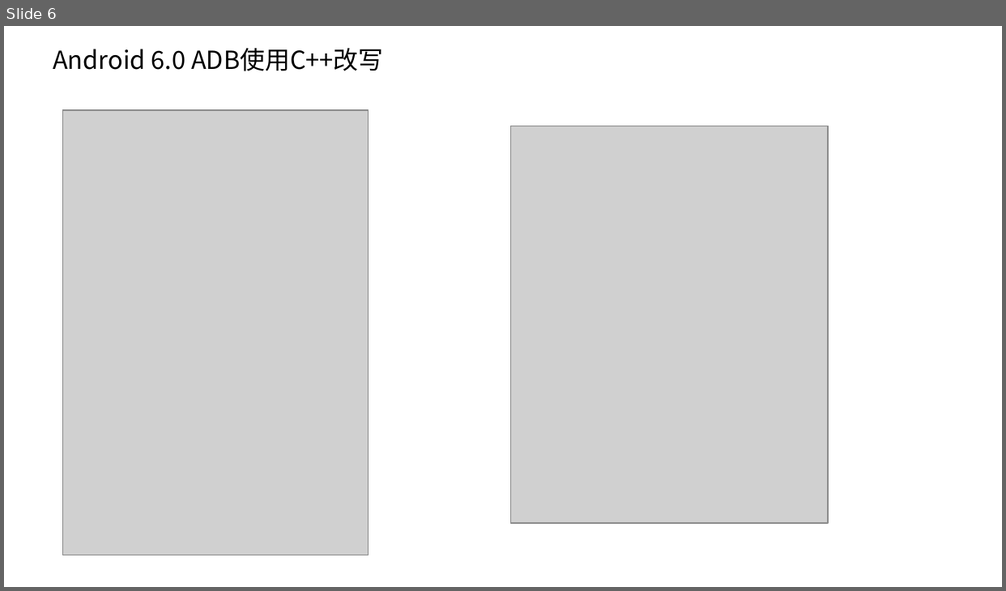
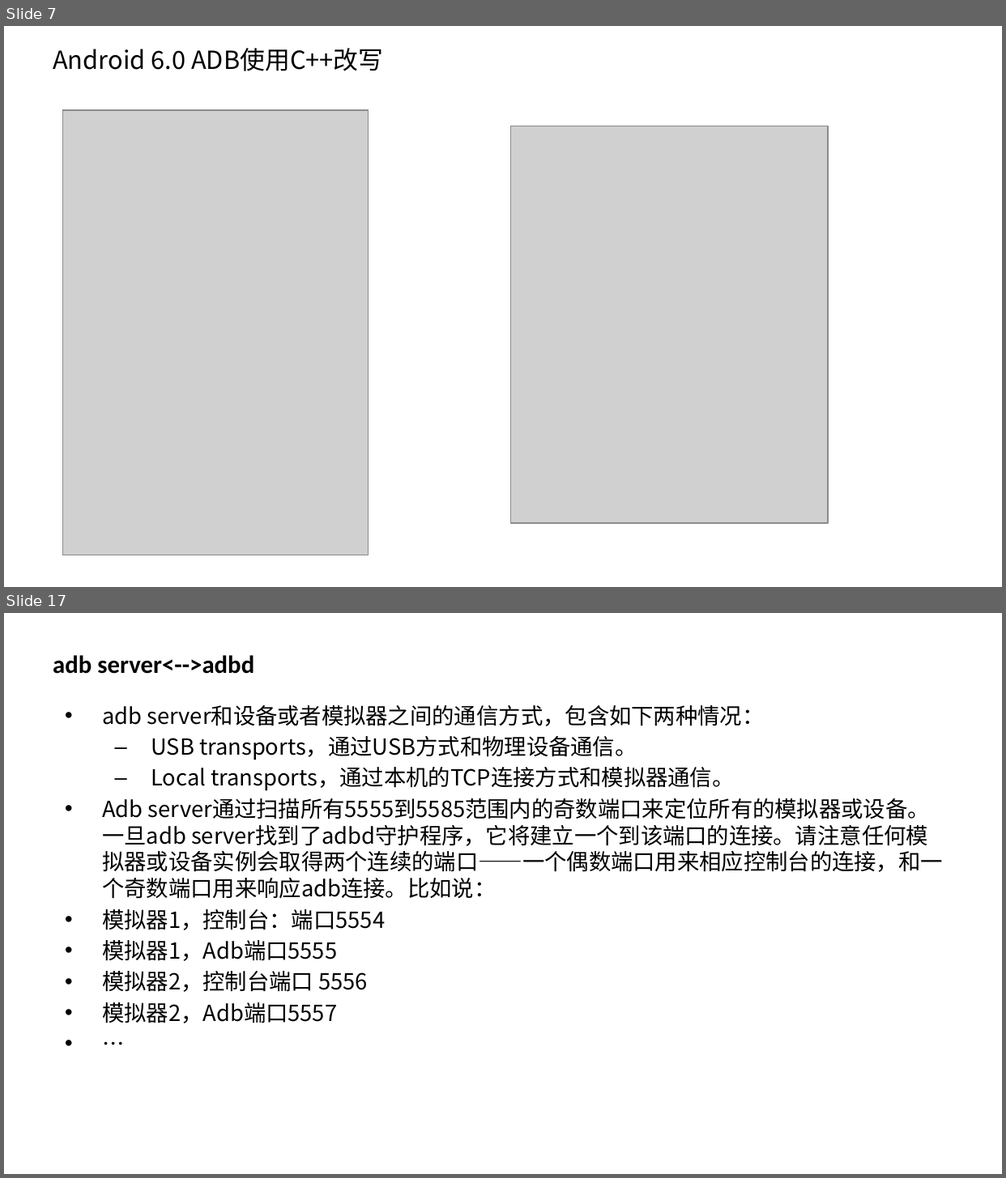
Before and after one commit to phybio/adb, a slide deck: adb.pptx. Shown one above the other, each under a label of ours: slide 6 before the commit, slides 7 and 17 after it; the slides between them are not shown. The pictures are 1006x591 and 1006x1178 pixels, drawn with LibreOffice and Linux fonts; fonts in the diff are those of the drawing; grey boxes stand for pictures; background and template pictures are left out. Boxes give left, top, right and bottom in pixels: in the first picture for what was removed or moved away, otherwise in the second. Text is boxed around its words. In the diff, an @@ line names an element or a change of style, - is before the commit and + after.

```diff
--- a/adb.pptx
+++ b/adb.pptx
@@ slide 17 added at bbox=[4, 613, 1002, 1174], background picture (left out) @@
@@ title added at bbox=[53, 655, 254, 674], 18 pt, text #000000, bold @@
+  adb server<-->adbd
@@ text added at bbox=[102, 705, 942, 1024], 16 pt, text #000000 @@
+• adb server和设备或者模拟器之间的通信方式，包含如下两种情况：
+  – USB transports，通过USB方式和物理设备通信。
+  – Local transports，通过本机的TCP连接方式和模拟器通信。
+• Adb server通过扫描所有5555到5585范围内的奇数端口来定位所有的模拟器或设备。一旦adb server找到了adbd守护程序，它将建立一个到该端口的连接。请注意任何模拟器或设备实例会取得两个连续的端口——一个偶数端口用来相应控制台的连接，和一个奇数端口用来响应adb连接。比如说：
+• 模拟器1，控制台：端口5554
+• 模拟器1，Adb端口5555
+• 模拟器2，控制台端口 5556
+• 模拟器2，Adb端口5557
+• …
@@ what was slide 6 is now slide 7 @@
```
Also in this commit, not shown: 3 slides changed, 13 other slides added, 4 slides removed.
